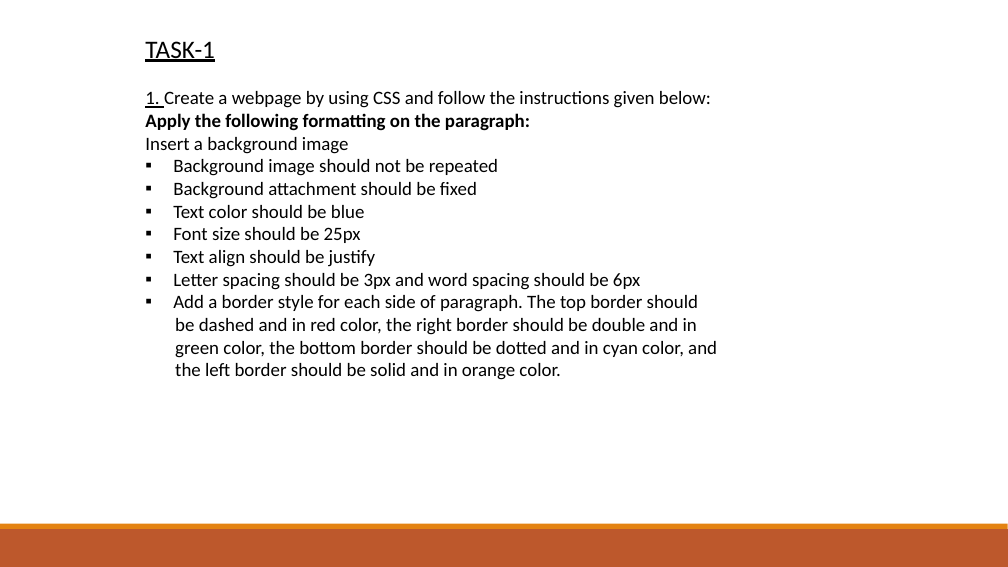
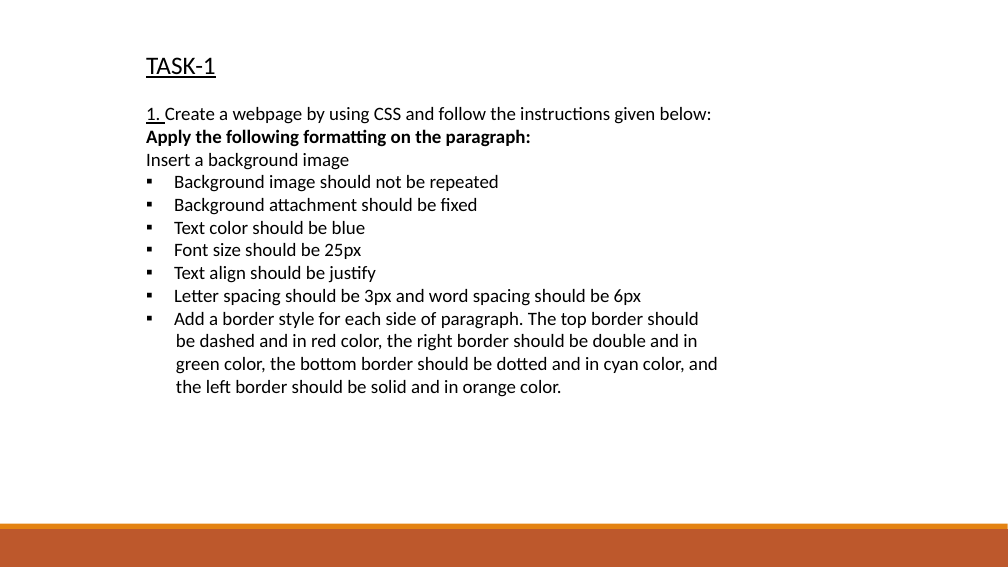
Before and after one commit to sudhishmapython/futura_css, a slide deck: slide 31 of First.pptx. Drawn at 1008x567 pixels with LibreOffice and Linux fonts; fonts in the diff are those of the drawing. Boxes give left, top, right and bottom in pixels: in the first picture for what was removed or moved away, otherwise in the second. Text is boxed around its words. In the diff, an @@ line names an element or a change of style, - is before the commit and + after.

```diff
--- a/First.pptx
+++ b/First.pptx
@@ text "TASK-1": place and size @@
-text "TASK-1" at [145,41,717,380]
+text "TASK-1" at [146,57,718,397]
```
Also in this commit, not shown: 1 slide added, 30 other files.
